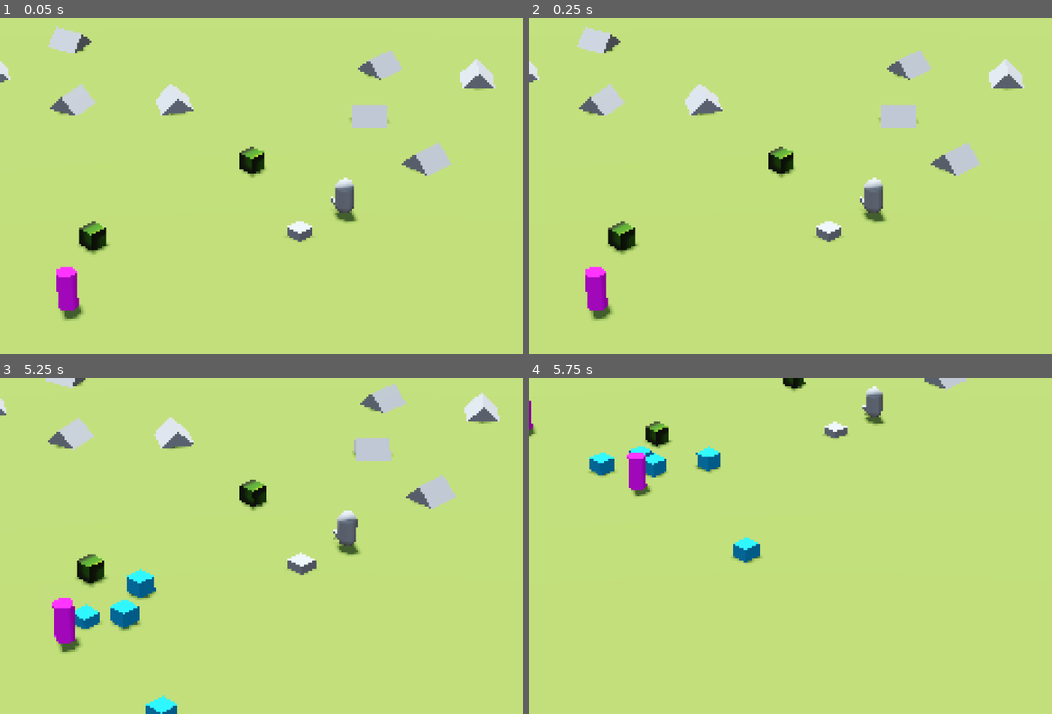
Above: before the commit, frames 1-4 (two rows, left to right).
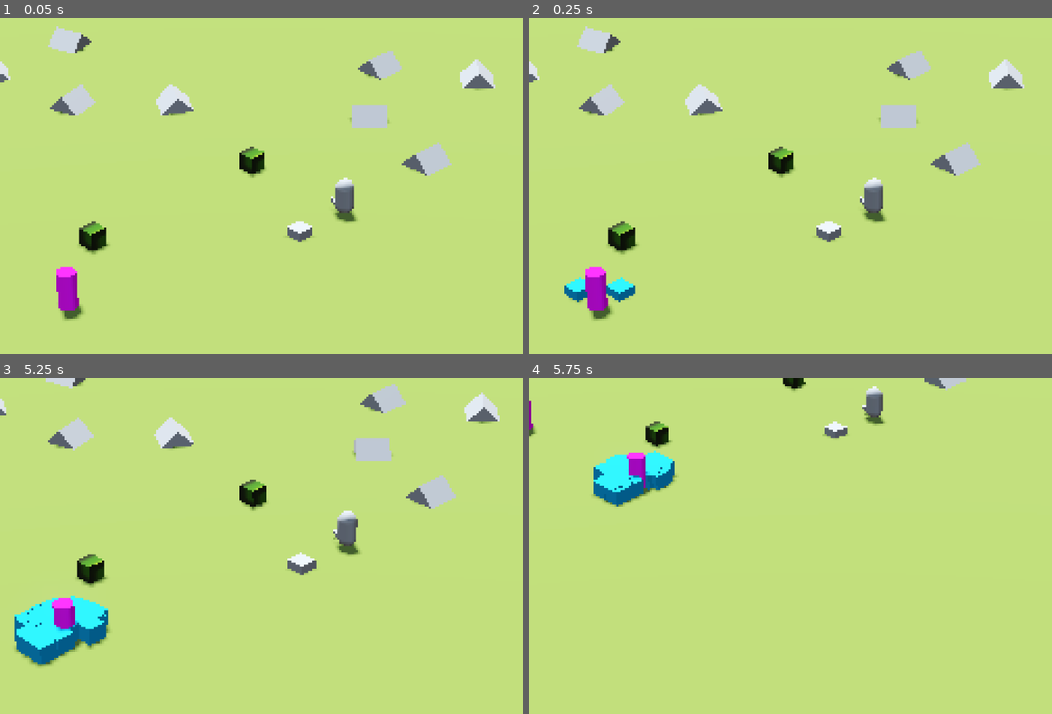
Above: after the commit, the same moments.

Repository: jalejr/Incrememental
Game: Godot game, scene res://main.tscn
Same seed, same stepped clock (60 frames per second), same inputs: the game is played once before the commit and once after it. The engine's default icon, where the game draws it, is replaced by a stand-in: a white triangle on a blue panel in a dark square.
Inputs (mouse positions are in pixels of both pictures, inside the frame that each line leads up to):
- Up to frame 1 (0.05 s): no input
- Up to frame 2 (0.25 s): no input
- Up to frame 3 (5.25 s): tap Enter (enter) at 0.5, 2.1, 3.5 s; move the mouse to (434, 529) at 0.52 s; hold Right (right) 0.53-1.28 s; hold Mouse wheel up (camera_zoom_in) 0.53-1.28 s; click (434, 529) at 0.67 s; move the mouse to (177, 562) at 1.27 s; hold S (backward) 1.28-2.03 s; tap Mouse wheel down (camera_zoom_out) at 1.35 s; move the mouse to (360, 472) at 2.02 s; hold Right (right) 2.03-2.78 s; tap Space at 2.75 s; move the mouse to (271, 613) at 2.77 s; hold W (forward) 2.78-3.53 s; click (271, 613) at 2.85 s; move the mouse to (481, 596) at 3.52 s; hold A (left) 3.53-5.03 s; tap G at 3.6 s; move the mouse to (120, 495) at 4.27 s; tap Mouse wheel up (camera_zoom_in) at 4.35 s; move the mouse to (329, 546) at 5.02 s; hold S (backward) from 5.03 s (still down); hold Mouse wheel down (camera_zoom_out) from 5.03 s (still down); click (329, 546) at 5.17 s
- Up to frame 4 (5.75 s): keep holding S (backward); keep holding Mouse wheel down (camera_zoom_out)

Frame 1 is identical in both runs. In frame 2, 0.5% of the frame differs, in the area x 6-21%, y 77-85%; in frame 3, 3.3%, in the area x 2-34%, y 56-100%; in frame 4, 2.3%.
Error in both runs: Cannot call method 'storage_buffer_create' on a null value. (res://compositor/scripts/edge_detection_compositor.gd:20)

Commit message:
Delta fix added so calcs not so screwed

Diff:
--- a/main.tscn
+++ b/main.tscn
@@ -208,9 +208,11 @@
 [node name="UnitSpawnerBuilding" parent="Node3D/SubViewportContainer/SubViewport" node_paths=PackedStringArray("unit_manager") instance=ExtResource("8_5vw27")]
 transform = Transform3D(1, 0, 0, 0, 1, 0, 0, 0, 1, -12.882046, 0, -3.356327)
 unit_manager = NodePath("../SoldierManager")
-max_units = 5
+max_units = 100
+spawn_interval = 0.1
 
 [node name="UnitSpawnerBuilding2" parent="Node3D/SubViewportContainer/SubViewport" node_paths=PackedStringArray("unit_manager") instance=ExtResource("8_5vw27")]
 transform = Transform3D(1, 0, 0, 0, 1, 0, 0, 0, 1, -12.882046, 0, -14.211784)
 unit_manager = NodePath("../SoldierManager2")
-max_units = 5
+max_units = 100
+spawn_interval = 0.1
--- a/units/soldier_manager/soldier_data.gd
+++ b/units/soldier_manager/soldier_data.gd
@@ -8,4 +8,4 @@
 }
 
 var state: State = State.IDLE
-var attack_cooldown_remaining_ms: int = 0
+var attack_cooldown_remaining: float = 0.0
--- a/units/soldier_manager/soldier_manager.gd
+++ b/units/soldier_manager/soldier_manager.gd
@@ -14,10 +14,9 @@
 
 func update_unit_logic(unit: BaseUnitData, delta: float):
 	var soldier = unit as SoldierData
-	var delta_ms = int(delta * 1000.0)
 
-	if soldier.attack_cooldown_remaining_ms > 0:
-		soldier.attack_cooldown_remaining_ms -= delta_ms
+	if soldier.attack_cooldown_remaining > 0:
+		soldier.attack_cooldown_remaining -= delta
 
 	match soldier.state:
 		SoldierData.State.IDLE:
@@ -94,7 +93,7 @@
 		soldier.state = SoldierData.State.IDLE
 		return
 
-	if soldier.attack_cooldown_remaining_ms > 0:
+	if soldier.attack_cooldown_remaining > 0:
 		return
 
 	if soldier.stats.has_splash_damage:
@@ -110,8 +109,6 @@
 		team_id
 	)
 
-	print(nearest_enemy_data)
-
 	if not nearest_enemy_data:
 		return
 
@@ -122,7 +119,7 @@
 			soldier.position
 		)
 
-		soldier.attack_cooldown_remaining_ms = soldier.stats.attack_cooldown_ms
+		soldier.attack_cooldown_remaining = soldier.stats.attack_cooldown_sec
 		on_unit_attacked(nearest_enemy_data.position)
 
 func _perform_splash_attack(soldier: SoldierData):
--- a/units/unit_stats.gd
+++ b/units/unit_stats.gd
@@ -7,7 +7,7 @@
 var has_splash_damage: bool = false
 var splash_radius: float = 0.0
 var attacks_per_second: float = 1.0
-var attack_cooldown_ms: int = 1000
+var attack_cooldown_sec: float = 1.0
 
 func _init():
 	_recalculate_attack_cooldown()
@@ -31,4 +31,4 @@
 
 
 func _recalculate_attack_cooldown():
-	attack_cooldown_ms = int(1000.0 / attacks_per_second) if attacks_per_second > 0 else 1000
+	attack_cooldown_sec = (1.0 / attacks_per_second) if attacks_per_second > 0.0 else 1.0
